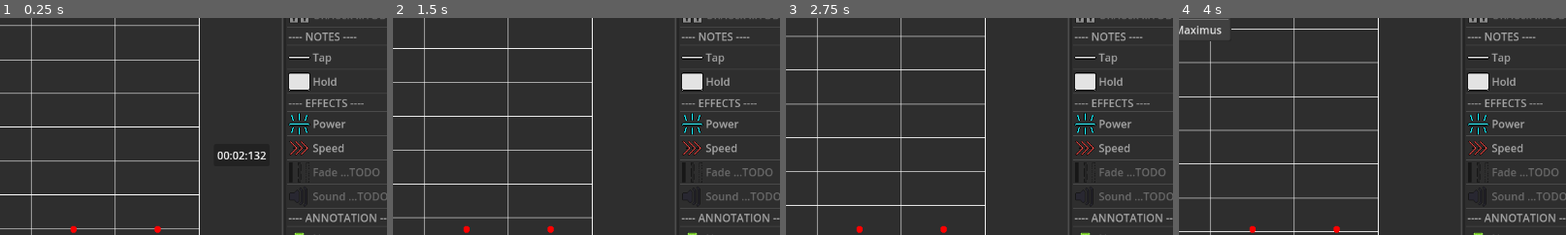
Above: before the commit, frames 1-4 (left to right).
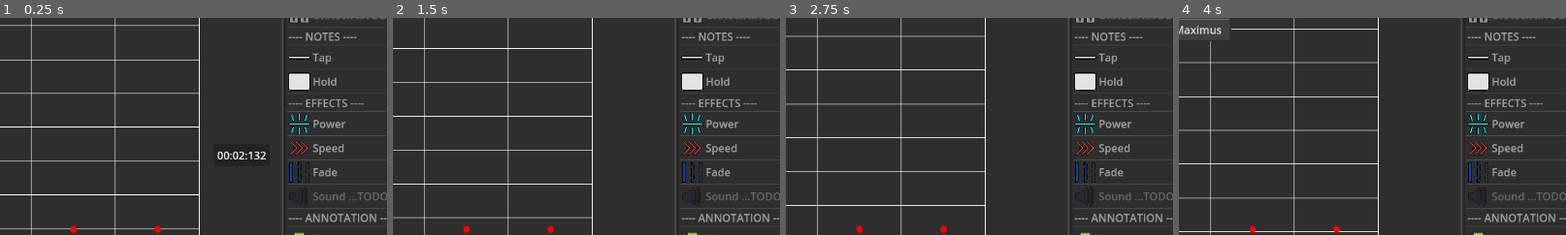
Above: after the commit, the same moments.

Repository: NothermanVEVO/June
Game: Godot game, scene res://Editor/Editor Composer.tscn
Two runs of this game, one before a commit and one after it. Both use one fixed random seed, a clock stepped at 60 frames per second and the inputs below. This scene is started directly instead of the project's main scene. Sound files missing from this copy of the repository are replaced by a short silence.
Inputs:
- Up to frame 1 (0.25 s): no input
- Up to frame 2 (1.5 s): click "Play" at 0.5 s; click "Test" at 1.25 s
- Up to frame 3 (2.75 s): click "Play" at 2 s
- Up to frame 4 (4 s): click "4 Buttons" at 2.75 s; click "Facil" at 3.5 s
The pictures show only the part of the screen within x 46-96%, y 19-69%; the shares and areas given below are measured in that part.

The runs differ from the first frame. In frame 1, 0.3% of the frame differs, in the area x 74-98%, y 66-76%; in frame 2, 0.3%; in frame 3, 0.3%; in frame 4, 0.3%.

Commit message:
2025/08/29 - 002
- Added Fade Item.

Bug fix:
 - Solved a bug where the Change from the Transfer To wouldn't change if the other gear was empty.
- Solved a visual bug where the LongNote Sample wouldn't disapear in some occasions.
- Solved a bug where the values from the LongNote wouldn't appear in the LongNoteInfo.

Diff:
--- a/beat-the-beat/Editor/Editor Composer.tscn
+++ b/beat-the-beat/Editor/Editor Composer.tscn
@@ -293,9 +293,8 @@
 item_7/icon = ExtResource("10_6548f")
 item_8/text = "Speed"
 item_8/icon = ExtResource("11_p5hb3")
-item_9/text = "Fade ...TODO"
+item_9/text = "Fade"
 item_9/icon = ExtResource("12_4las8")
-item_9/disabled = true
 item_10/text = "Sound ...TODO"
 item_10/icon = ExtResource("13_1a345")
 item_10/disabled = true
--- a/beat-the-beat/Editor/Game.gd
+++ b/beat-the-beat/Editor/Game.gd
@@ -42,6 +42,7 @@
 var _sample_long_annotation_note : LongNote
 var _sample_long_section_note : LongNote
 var _sample_long_speed_note : LongNote
+var _sample_long_fade_note : LongNote
 
 signal changed
 
@@ -79,6 +80,12 @@
 	_sample_long_speed_note.set_process(false)
 	_sample_long_speed_note.position = Vector2(-10000000, -10000000)
 	_sample_long_speed_note.modulate = Color(1, 1, 1, 0.5)
+
+	_sample_long_fade_note = LongNote.new(0, LongNote.Type.FADE)
+	add_child(_sample_long_fade_note)
+	_sample_long_fade_note.set_process(false)
+	_sample_long_fade_note.position = Vector2(-10000000, -10000000)
+	_sample_long_fade_note.modulate = Color(1, 1, 1, 0.5)
 
 	_sample_long_annotation_note = _sample_long_annotation_note
 
@@ -196,7 +203,7 @@
 		"Speed":
 			_handle_long_note(LongNote.Type.SPEED) # TO REVIEW ...
 		"Fade":
-			pass
+			_handle_long_note(LongNote.Type.FADE) # TO REVIEW ...
 		"Sound":
 			pass
 		"Note":
@@ -512,6 +519,7 @@
 func _handle_long_note(type : LongNote.Type) -> void:
 	if not get_rect().has_point(get_local_mouse_position()) or _is_any_note_with_display_info():
 		_currently_sample_long_note.visible = false
+		return
 
 	match type:
 		LongNote.Type.ANNOTATION:
@@ -520,6 +528,8 @@
 			_currently_sample_long_note = _sample_long_section_note
 		LongNote.Type.SPEED:
 			_currently_sample_long_note = _sample_long_speed_note
+		LongNote.Type.FADE:
+			_currently_sample_long_note = _sample_long_fade_note
 
 	var result = _get_limited_by_gear_local_mouse_position()
 	var mouse_pos : Vector2 = result["position"]
--- a/beat-the-beat/Editor/LongNote.gd
+++ b/beat-the-beat/Editor/LongNote.gd
@@ -2,13 +2,14 @@
 
 class_name LongNote
 
-enum Type{ANNOTATION, SECTION, SPEED}
+enum Type{ANNOTATION, SECTION, SPEED, FADE}
 
 const ANNOTATION_TEXTURE := preload("res://assets/annotation.png")
 const SECTION_TEXTURE := preload("res://assets/section.png")
 const SPEED_TEXTURE := preload("res://assets/speed.png")
+const FADE_TEXTURE := preload("res://assets/fade.png")
 
-@onready var _long_note_info_scene : PackedScene = preload("res://Editor/LongNoteInfo.tscn")
+const _LONG_NOTE_INFO_SCENE : PackedScene = preload("res://Editor/LongNoteInfo.tscn")
 var _long_note_info : LongNoteInfo
 
 var _shader_material = ShaderMaterial.new()
@@ -24,6 +25,7 @@
 var annotation : String = ""
 var section : String = ""
 var speed : float = 1.0
+var fade : bool = false
 
 signal value_changed
 
@@ -44,12 +46,19 @@
 		Type.SPEED:
 			texture = SPEED_TEXTURE
 			set_speed(speed)
+		Type.FADE:
+			texture = FADE_TEXTURE
+			set_fade(fade)
 	patch_margin_left = 3
 	patch_margin_right = 3
 
-	_long_note_info = _long_note_info_scene.instantiate()
+	_long_note_info = _LONG_NOTE_INFO_SCENE.instantiate()
 	_long_note_info.set_type(_type)
 	add_child(_long_note_info)
+	_long_note_info.set_annotation(annotation)
+	_long_note_info.set_section(section)
+	_long_note_info.set_speed(speed)
+	_long_note_info.set_fade(fade)
 	_long_note_info.visible = false
 	#tree_entered.connect(func(): _long_note_info.display(false)) # TODO
 
@@ -58,6 +67,7 @@
 	_long_note_info.annotation_value_changed.connect(_annotation_value_changed)
 	_long_note_info.section_value_changed.connect(_section_value_changed)
 	_long_note_info.speed_value_changed.connect(_speed_value_changed)
+	_long_note_info.fade_value_changed.connect(_fade_value_changed)
 
 	z_index = 1
 
@@ -93,6 +103,12 @@
 	if _long_note_info:
 		_long_note_info.set_speed(speed)
 
+@warning_ignore("shadowed_variable")
+func set_fade(fade : bool) -> void:
+	self.fade = fade
+	if _long_note_info:
+		_long_note_info.set_fade(fade)
+
 func get_annotation() -> String:
 	return annotation
 
@@ -101,6 +117,9 @@
 
 func get_speed() -> float:
 	return speed
+
+func get_fade() -> bool:
+	return fade
 
 func _annotation_value_changed() -> void:
 	annotation = _long_note_info.get_annotation()
@@ -112,6 +131,10 @@
 
 func _speed_value_changed() -> void:
 	speed = _long_note_info.get_speed()
+	value_changed.emit()
+
+func _fade_value_changed() -> void:
+	fade = _long_note_info.get_fade()
 	value_changed.emit()
 
 func _set_highlight(highlight : bool) -> void:
@@ -140,5 +163,5 @@
 		set_selected_highlight(true)
 
 func to_resource() -> LongNoteResource:
-	var value : String = annotation if _type == Type.ANNOTATION else section if _type == Type.SECTION else str(speed)
+	var value : String = annotation if _type == Type.ANNOTATION else section if _type == Type.SECTION else str(speed) if _type == Type.SPEED else str(fade)
 	return LongNoteResource.new(_time, _type, value, _is_valid, _is_selected)
--- a/beat-the-beat/Editor/LongNoteInfo.gd
+++ b/beat-the-beat/Editor/LongNoteInfo.gd
@@ -2,34 +2,39 @@
 
 class_name LongNoteInfo
 
-@onready var annotation_container : FlowContainer = $MarginContainer/VBoxContainer/Annotation
-@onready var section_container : FlowContainer = $MarginContainer/VBoxContainer/Section
-@onready var speed_container : FlowContainer = $MarginContainer/VBoxContainer/Speed
+@onready var _annotation_container : FlowContainer = $MarginContainer/VBoxContainer/Annotation
+@onready var _section_container : FlowContainer = $MarginContainer/VBoxContainer/Section
+@onready var _speed_container : FlowContainer = $MarginContainer/VBoxContainer/Speed
 
 @onready var _annotation_text : TextEdit = $MarginContainer/VBoxContainer/Annotation/NoteText
 @onready var _section_text : TextEdit = $MarginContainer/VBoxContainer/Section/SectionText
 @onready var _speed_spin_box : SpinBox = $MarginContainer/VBoxContainer/Speed/SpeedSpinBox
+@onready var _fade_check_button : CheckButton = $MarginContainer/VBoxContainer/Fade
 
-var _type : LongNote.Type
+@export var _type : LongNote.Type
 
 signal annotation_value_changed
 signal section_value_changed
 signal speed_value_changed
+signal fade_value_changed
 
 func set_type(type : LongNote.Type) -> void:
 	_type = type
 
 func _ready() -> void:
-	annotation_container.visible = false
-	section_container.visible = false
-	speed_container.visible = false
+	_annotation_container.visible = false
+	_section_container.visible = false
+	_speed_container.visible = false
+	_fade_check_button.visible = false
 	match _type:
 		LongNote.Type.ANNOTATION:
-			annotation_container.visible = true
+			_annotation_container.visible = true
 		LongNote.Type.SECTION:
-			section_container.visible = true
+			_section_container.visible = true
 		LongNote.Type.SPEED:
-			speed_container.visible = true
+			_speed_container.visible = true
+		LongNote.Type.FADE:
+			_fade_check_button.visible = true
 
 	z_index = 2
 
@@ -49,6 +54,9 @@
 func set_speed(speed : float) -> void:
 	_speed_spin_box.value = speed
 
+func set_fade(value : bool) -> void:
+	_fade_check_button.button_pressed = value
+
 func get_annotation() -> String:
 	return _annotation_text.text
 
@@ -57,6 +65,9 @@
 
 func get_speed() -> float:
 	return _speed_spin_box.value
+
+func get_fade() -> bool:
+	return _fade_check_button.button_pressed
 
 func _on_speed_spin_box_value_changed(value: float) -> void:
 	speed_value_changed.emit()
@@ -73,3 +84,11 @@
 		_section_text.text = _section_text.text.replace("\n", "")
 		_section_text.release_focus()
 	section_value_changed.emit()
+
+func _on_fade_toggled(toggled_on: bool) -> void:
+	if toggled_on:
+		_fade_check_button.text = "Fade In"
+	else:
+		_fade_check_button.text = "Fade Out"
+	_fade_check_button.release_focus()
+	fade_value_changed.emit()
--- a/beat-the-beat/Editor/LongNoteInfo.tscn
+++ b/beat-the-beat/Editor/LongNoteInfo.tscn
@@ -8,6 +8,7 @@
 size_flags_horizontal = 3
 size_flags_vertical = 3
 script = ExtResource("1_g6eli")
+_type = 3
 
 [node name="MarginContainer" type="MarginContainer" parent="."]
 layout_mode = 2
@@ -20,7 +21,6 @@
 layout_mode = 2
 
 [node name="Annotation" type="FlowContainer" parent="MarginContainer/VBoxContainer"]
-visible = false
 layout_mode = 2
 last_wrap_alignment = 2
 vertical = true
@@ -41,7 +41,6 @@
 scroll_fit_content_width = true
 
 [node name="Section" type="FlowContainer" parent="MarginContainer/VBoxContainer"]
-visible = false
 layout_mode = 2
 vertical = true
 
@@ -61,7 +60,6 @@
 scroll_fit_content_width = true
 
 [node name="Speed" type="FlowContainer" parent="MarginContainer/VBoxContainer"]
-visible = false
 layout_mode = 2
 vertical = true
 
@@ -81,6 +79,14 @@
 step = 0.1
 value = 1.0
 
+[node name="Fade" type="CheckButton" parent="MarginContainer/VBoxContainer"]
+layout_mode = 2
+size_flags_horizontal = 0
+size_flags_vertical = 4
+text = "Fade Out"
+alignment = 1
+
 [connection signal="text_changed" from="MarginContainer/VBoxContainer/Annotation/NoteText" to="." method="_on_note_text_changed"]
 [connection signal="text_changed" from="MarginContainer/VBoxContainer/Section/SectionText" to="." method="_on_section_text_changed"]
 [connection signal="value_changed" from="MarginContainer/VBoxContainer/Speed/SpeedSpinBox" to="." method="_on_speed_spin_box_value_changed"]
+[connection signal="toggled" from="MarginContainer/VBoxContainer/Fade" to="." method="_on_fade_toggled"]
--- a/beat-the-beat/Editor/MenuBar/EditorMenuBar.gd
+++ b/beat-the-beat/Editor/MenuBar/EditorMenuBar.gd
@@ -130,7 +130,7 @@
 
 	for sound_map in _saved_song_maps:
 		if sound_map.gear_type == _gear_type_value and sound_map.difficulty == _difficulty_type_value:
-			print(sound_map.get_dictionary())
+			#print(sound_map.get_dictionary())
 			load_song_map(sound_map)
 			return
 
@@ -261,6 +261,10 @@
 					load_song_map(copy_map)
 					return
 
+			for s_map in _saved_song_maps:
+				if s_map.difficulty == song_map.difficulty:
+					_saved_song_maps.erase(s_map)
+					break
 			song_map.difficulty = _transfer_to_difficulty
 			load_song_map(song_map)
 
--- a/beat-the-beat/Resources/LongNoteResource.gd
+++ b/beat-the-beat/Resources/LongNoteResource.gd
@@ -32,9 +32,15 @@
 		LongNote.Type.SPEED:
 			var num = str_to_var(value)
 			if not num is float:
-				printerr("OPA OPA OPA ERRO NO TO_LONG_NOTE() DENTRO DO LONGNOTERESOURCE")
+				print("OPA OPA OPA ERRO NO TO_LONG_NOTE() DENTRO DO LONGNOTERESOURCE 1")
 				num = 1.0
 			long_note.set_speed(num)
+		LongNote.Type.FADE:
+			var num = str_to_var(value)
+			if not num is bool:
+				print("OPA OPA OPA ERRO NO TO_LONG_NOTE() DENTRO DO LONGNOTERESOURCE 2")
+				num = 0
+			long_note.set_fade(num)
 	long_note.set_invalid_highlight(not is_valid)
 	long_note.set_selected_highlight(is_selected)
 	return long_note
Binary file added: beat-the-beat/assets/fade.png
Not shown, added: beat-the-beat/assets/fade.png.import
Binary file changed: beat-the-beat/assets/gameItemsIcons/fadeIcon.png
